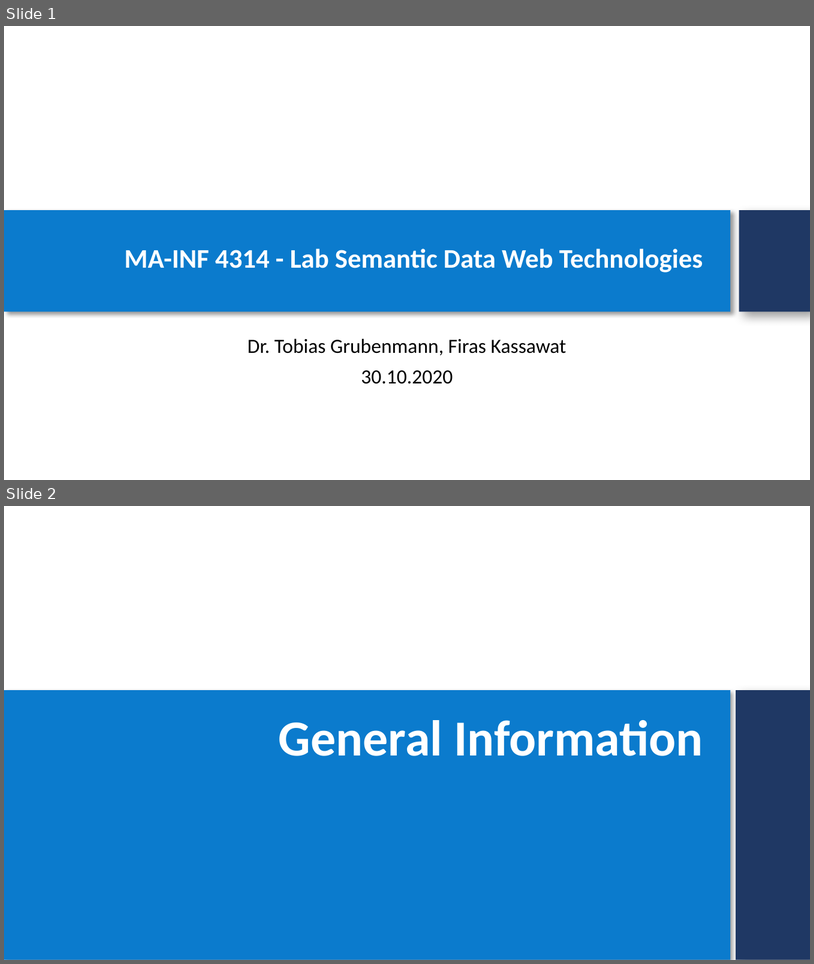
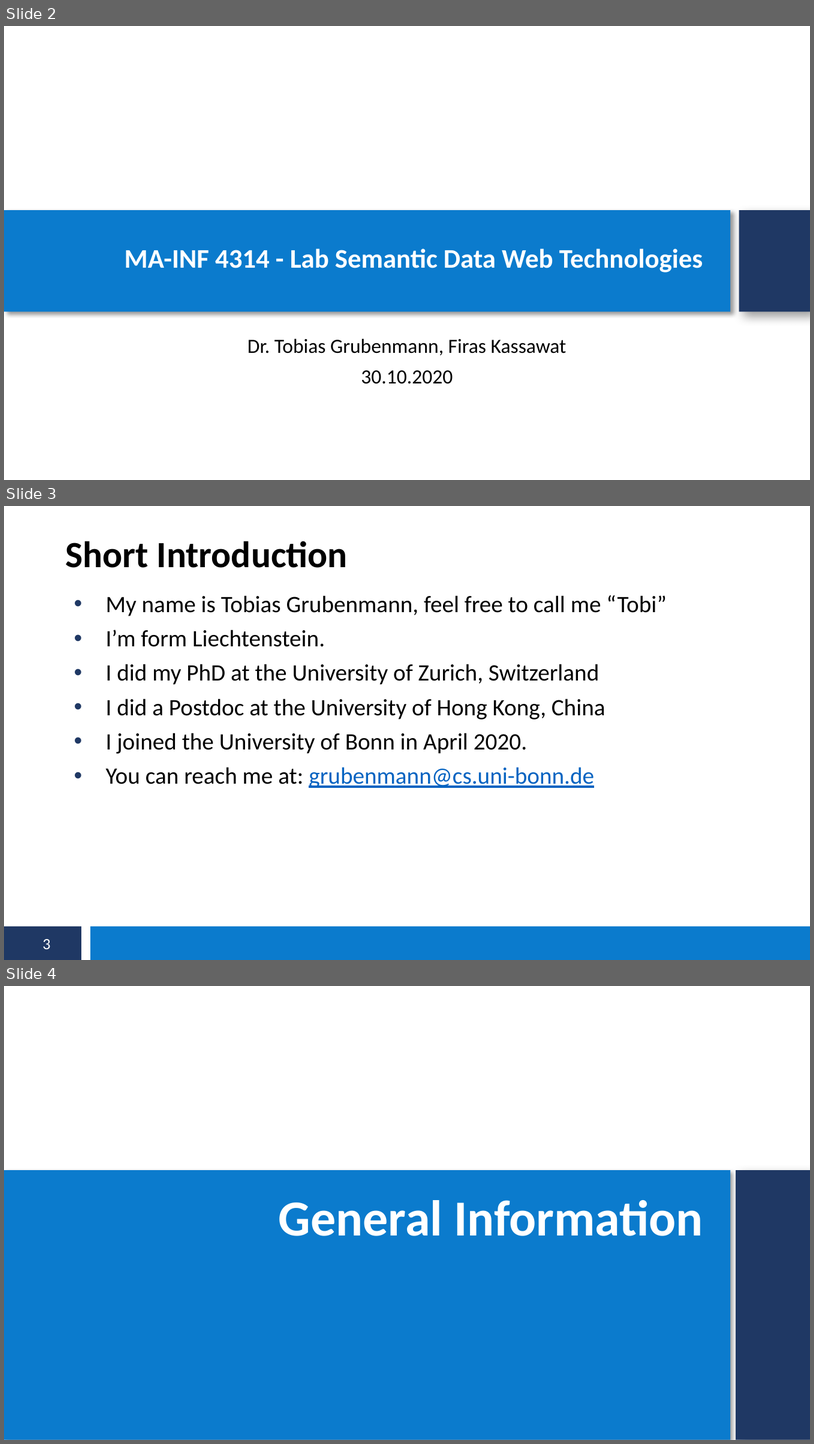
Before and after one commit to s6fikass/semanticweblab2020-2021, a slide deck: Lab Slides/01-Intro.pptx. Shown one above the other, each under a label of ours: slides 1 and 2 before the commit, slides 2, 3 and 4 after it. The pictures are 814x964 and 814x1444 pixels, drawn with LibreOffice and Linux fonts; fonts in the diff are those of the drawing; background and template pictures are left out. Boxes give left, top, right and bottom in pixels: in the first picture for what was removed or moved away, otherwise in the second. Text is boxed around its words. In the diff, an @@ line names an element or a change of style, - is before the commit and + after.

```diff
--- a/Lab Slides/01-Intro.pptx
+++ b/Lab Slides/01-Intro.pptx
@@ slide 3 added at (4, 506, 810, 960), background #FFFFFF @@
@@ text added at (65, 541, 348, 568), 33 pt, text #000000, bold @@
+Short Introduction
@@ text added at (106, 595, 667, 788), 21 pt, text #000000 @@
+• My name is Tobias Grubenmann, feel free to call me “Tobi”
+• I’m form Liechtenstein.
+• I did my PhD at the University of Zurich, Switzerland
+• I did a Postdoc at the University of Hong Kong, China
+• I joined the University of Bonn in April 2020.
+• You can reach me at: grubenmann@cs.uni-bonn.de
@@ rectangle added at (4, 926, 81, 960), fill #1F3864 @@
@@ rectangle added at (90, 926, 810, 960), fill #0B7BCD @@
@@ page number added at (42, 939, 50, 949), 14 pt, text #FFFFFF @@
+3
@@ what was slide 1 is now slide 2 @@
@@ what was slide 2 is now slide 4 @@
```
Also in this commit, not shown: 1 slide changed, 2 other slides added.
